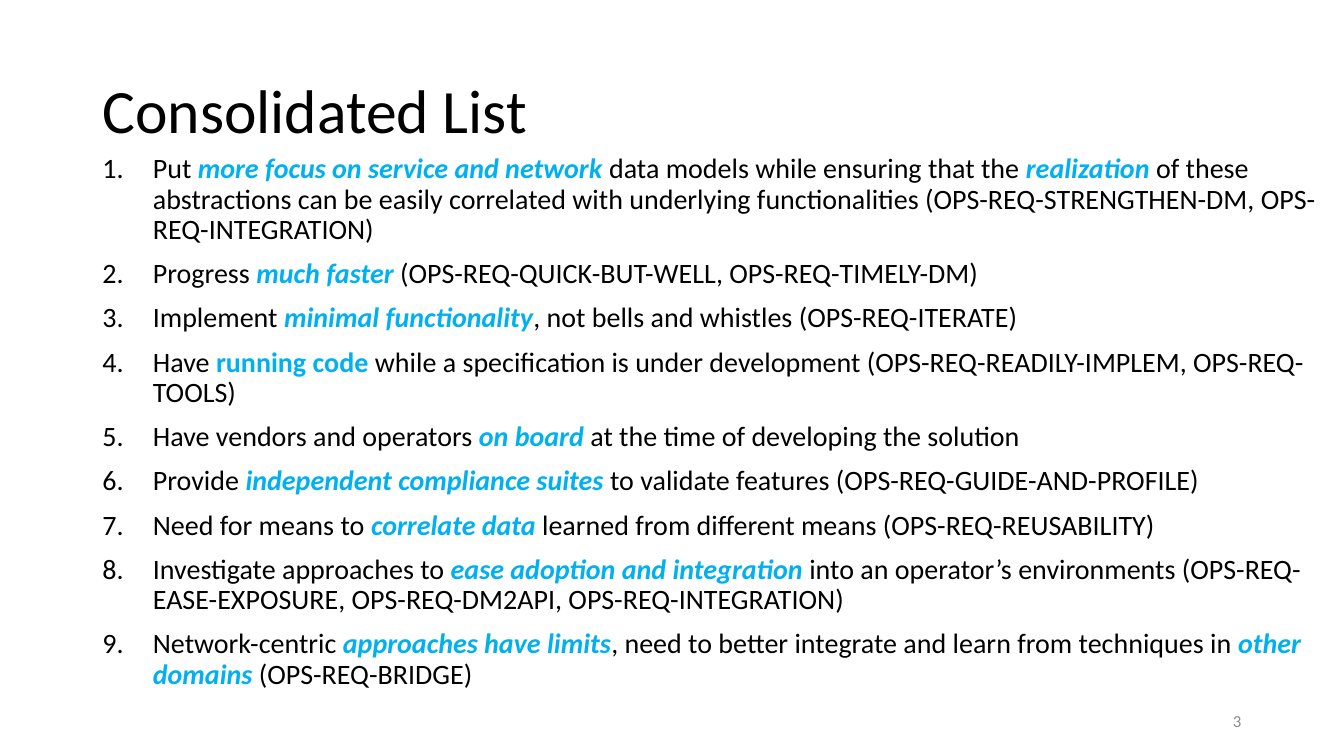
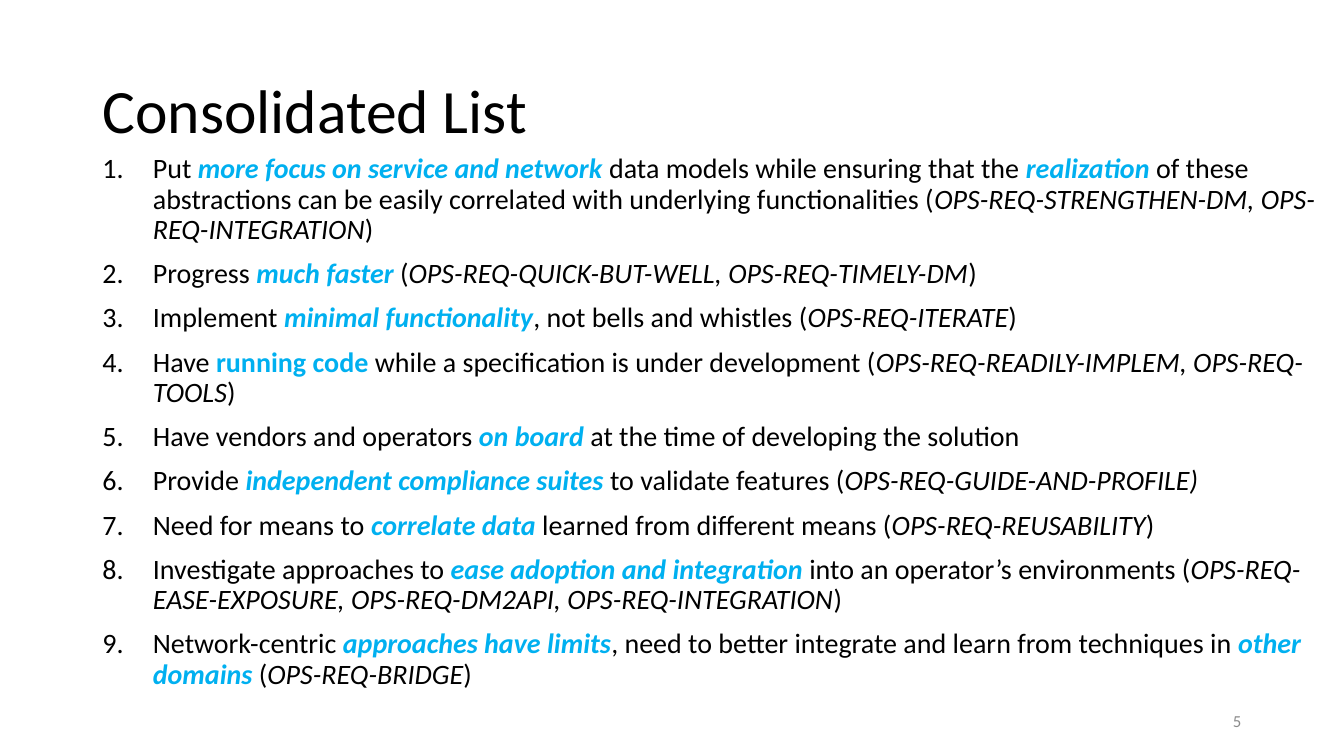
Before and after one commit to boucadair/rfc3535-20years-later, a slide deck: slide 5 of Prez/IETF125/IETF 125-draft-ietf-nmop-rfc3535-20years-later.pptx (slide 3 before the commit). Drawn at 1344x756 pixels with LibreOffice and Linux fonts; fonts in the diff are those of the drawing. Boxes give left, top, right and bottom in pixels: in the first picture for what was removed or moved away, otherwise in the second. Text is boxed around its words. In the diff, an @@ line names an element or a change of style, - is before the commit and + after.

```diff
--- a/Prez/IETF125/IETF 125-draft-ietf-nmop-rfc3535-20years-later.pptx
+++ b/Prez/IETF125/IETF 125-draft-ietf-nmop-rfc3535-20years-later.pptx
@@ text at (153, 158, 1315, 688): italic on in "(OPS-REQ-STRENGTHEN-DM, OPS-REQ-INTEGRATION)", "(OPS-REQ-QUICK-BUT-WELL, OPS-REQ-TIMELY-DM)", "(OPS-REQ-ITERATE)", "(OPS-REQ-READILY-IMPLEM, OPS-REQ-TOOLS)" and 4 more places @@
@@ page number at (1233, 716, 1241, 727): text changed @@
-3
+5
```
Also in this commit, not shown: 2 other slides changed, 2 slides added, 1 other file.
